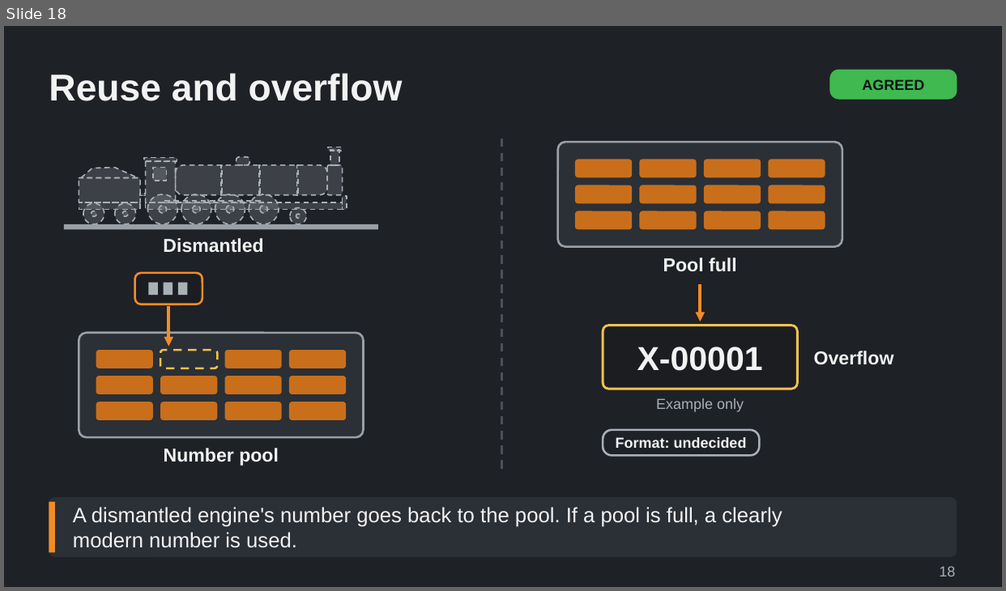
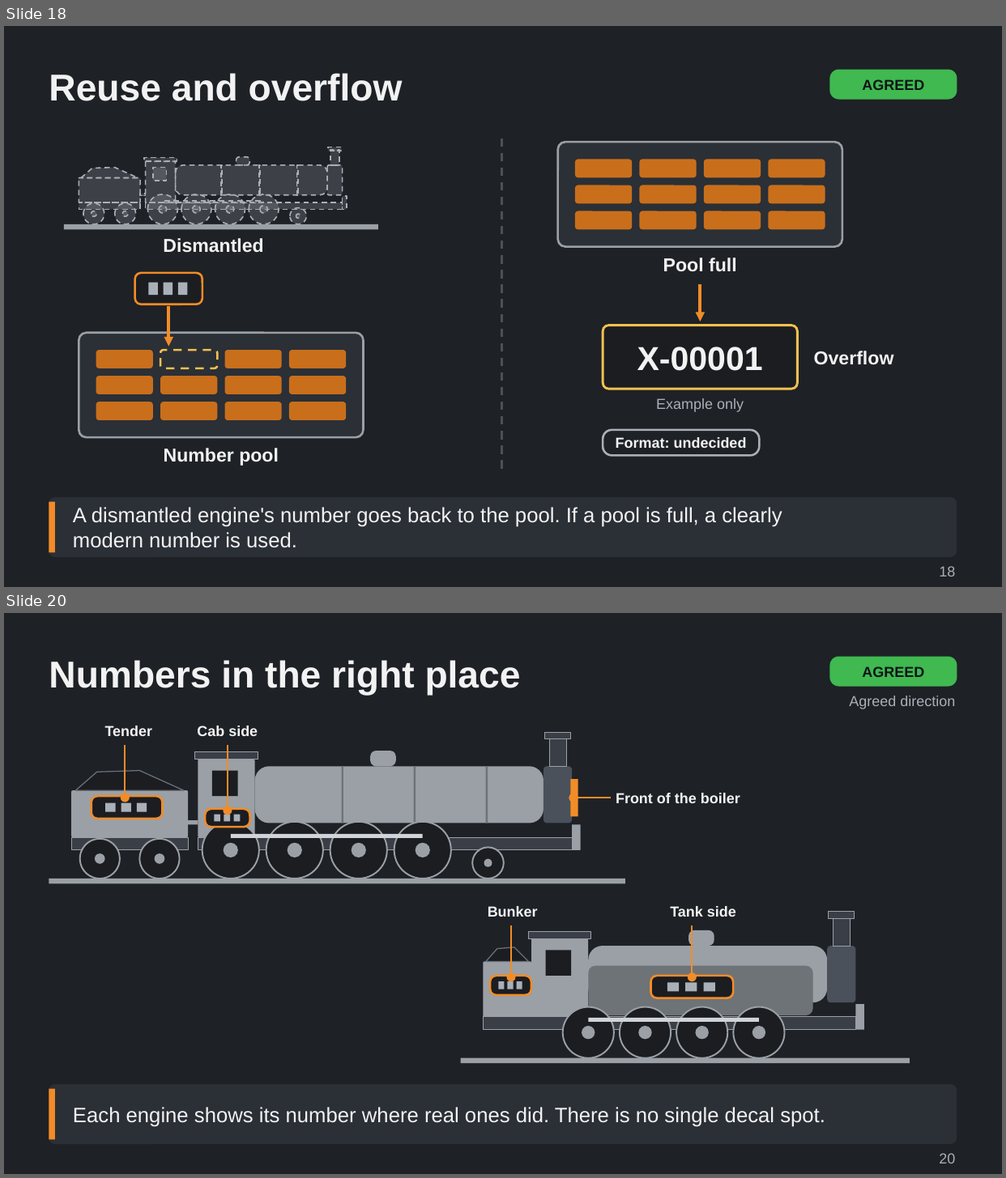
Before and after one commit to Tarenkookoo/Satisfactory---Early-Locomotion, a slide deck: Reporting/Claude Presents/Deck5_Regions_Numbers/Regions_Numbers_and_Fleet_Identity_Explained.pptx. Shown one above the other, each under a label of ours: slide 18 before the commit, slides 18 and 20 after it; the slides between them are not shown. The pictures are 1006x591 and 1006x1178 pixels, drawn with LibreOffice and Linux fonts; fonts in the diff are those of the drawing. Boxes give left, top, right and bottom in pixels: in the first picture for what was removed or moved away, otherwise in the second. Text is boxed around its words. In the diff, an @@ line names an element or a change of style, - is before the commit and + after.

```diff
--- a/Reporting/Claude Presents/Deck5_Regions_Numbers/Regions_Numbers_and_Fleet_Identity_Explained.pptx
+++ b/Reporting/Claude Presents/Deck5_Regions_Numbers/Regions_Numbers_and_Fleet_Identity_Explained.pptx
@@ slide 20 added at [4, 613, 1002, 1174], background #1E2126 @@
@@ title added at [49, 660, 521, 696], 36 pt, text #F2F2F2, bold @@
+Numbers in the right place
@@ rounded rectangle added at [829, 657, 957, 687], fill #3FB950, 14 pt, text #101418, bold @@
+AGREED
@@ text added at [849, 696, 955, 709], 14 pt, text #A9B0B8 @@
+Agreed direction
@@ group added at [49, 726, 910, 1063]: 34 rectangles, 27 ellipses, 15 rounded rectangles, 5 texts, 5 lines, 2 freeform shapes @@
+Tender
+Cab side
+Front of the boiler
+Bunker
+Tank side
@@ rounded rectangle added at [49, 1084, 957, 1144], fill #2B2F36 @@
@@ rectangle added at [49, 1089, 55, 1140], fill #F28C28 @@
@@ text added at [73, 1107, 825, 1127], 20 pt, text #F2F2F2 @@
+Each engine shows its number where real ones did. There is no single decal spot.
@@ text added at [939, 1153, 955, 1164], 14 pt, text #A9B0B8 @@
+20
```
Also in this commit, not shown: 1 slide changed, 7 other slides added, 5 other files.
